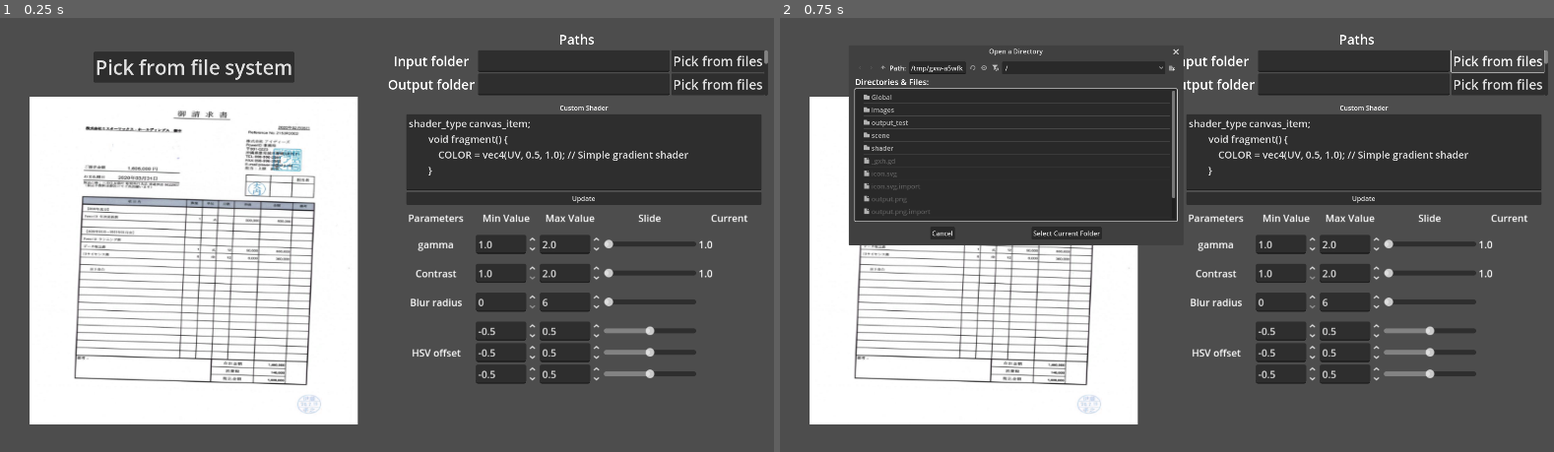
Above: before the commit, frames 1-2 (left to right).
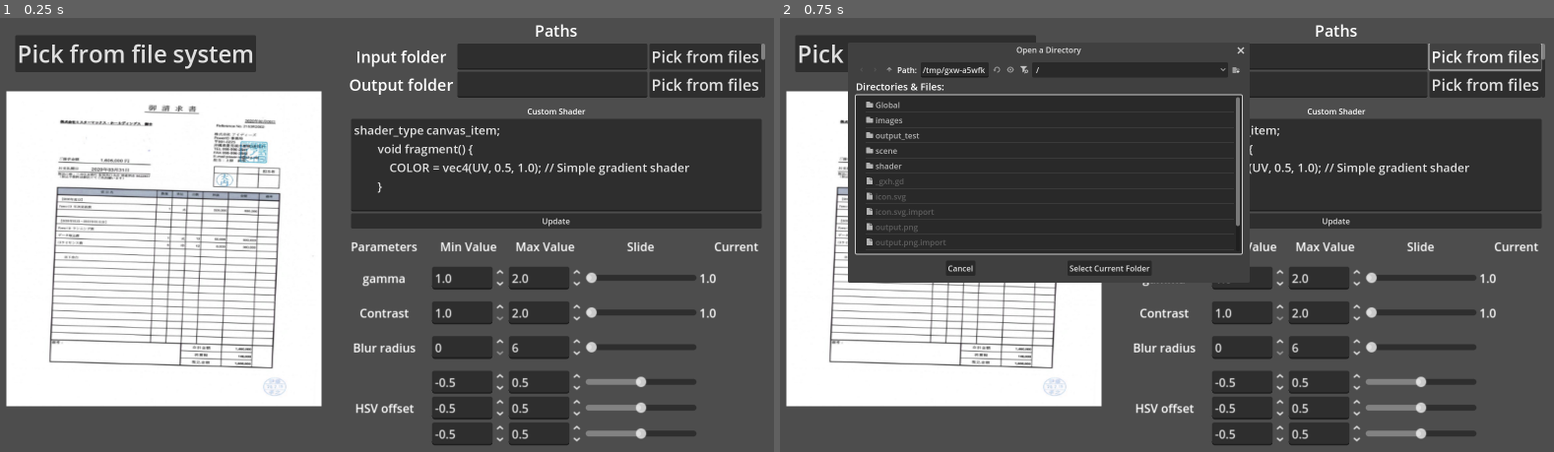
Above: after the commit, the same moments.

Repository: curiosity29/augmentshader
Game: Godot game, scene res://scene/main_scene.tscn
Same seed, same stepped clock (60 frames per second), same inputs: the game is played once before the commit and once after it.
Inputs:
- Up to frame 1 (0.25 s): no input
- Up to frame 2 (0.75 s): click "Pick from files" at 0.5 s

The runs differ from the first frame. In frame 1, 36% of the frame differs, in the area x 0-100%, y 1-99%; in frame 2, 30%.

Commit message:
small changes dump

Diff:
--- a/project.godot
+++ b/project.godot
@@ -21,8 +21,9 @@
 
 [display]
 
-window/size/viewport_width=1920
-window/size/viewport_height=1080
-window/size/window_width_override=1920
-window/size/window_height_override=1080
+window/size/viewport_width=1600
+window/size/viewport_height=900
+window/size/window_width_override=1600
+window/size/window_height_override=900
 window/stretch/mode="viewport"
+window/vsync/vsync_mode=0
--- a/scene/custom_shader_component.tscn
+++ b/scene/custom_shader_component.tscn
@@ -10,8 +10,12 @@
 script = ExtResource("1_jhl1t")
 
 [node name="CustomShaderContainer" type="VBoxContainer" parent="."]
-offset_right = 866.0
-offset_bottom = 248.0
+layout_mode = 1
+anchors_preset = 15
+anchor_right = 1.0
+anchor_bottom = 1.0
+grow_horizontal = 2
+grow_vertical = 2
 
 [node name="Label" type="Label" parent="CustomShaderContainer"]
 layout_mode = 2
--- a/scene/main_scene.tscn
+++ b/scene/main_scene.tscn
@@ -27,30 +27,30 @@
 
 [node name="PathsScrollContainer" parent="PathArgs" instance=ExtResource("2_jsie2")]
 unique_name_in_owner = true
-offset_left = 958.0
-offset_top = 39.0
-offset_right = 1888.0
-offset_bottom = 199.0
+offset_left = 719.0
+offset_top = 11.0
+offset_right = 1568.0
+offset_bottom = 170.0
 
 [node name="ResultView" type="Node2D" parent="."]
 
 [node name="VisualViewportContainer" type="SubViewportContainer" parent="ResultView"]
-offset_left = 89.0
-offset_top = 201.0
-offset_right = 889.0
-offset_bottom = 1001.0
+offset_left = 27.0
+offset_top = 157.0
+offset_right = 667.0
+offset_bottom = 797.0
 
 [node name="VisualSubViewport" type="SubViewport" parent="ResultView/VisualViewportContainer"]
 unique_name_in_owner = true
 handle_input_locally = false
-size = Vector2i(800, 800)
+size = Vector2i(640, 640)
 render_target_update_mode = 4
 
 [node name="VisualTextureRect" type="TextureRect" parent="ResultView/VisualViewportContainer/VisualSubViewport"]
 unique_name_in_owner = true
 material = ExtResource("3_pi0uh")
-offset_right = 800.0
-offset_bottom = 800.0
+offset_right = 640.0
+offset_bottom = 640.0
 texture = ExtResource("4_hrphr")
 expand_mode = 1
 
@@ -69,10 +69,10 @@
 material = ExtResource("5_86xya")
 
 [node name="ImagePickerButton" type="Button" parent="ResultView"]
-offset_left = 245.0
-offset_top = 92.0
-offset_right = 734.0
-offset_bottom = 167.0
+offset_left = 45.0
+offset_top = 43.0
+offset_right = 534.0
+offset_bottom = 118.0
 theme_override_font_sizes/font_size = 48
 text = "Pick from file system"
 
@@ -80,10 +80,10 @@
 
 [node name="ShaderSetting" parent="ShaderArgs" instance=ExtResource("6_cj0ow")]
 unique_name_in_owner = true
-offset_left = 1430.0
-offset_top = 690.0
-offset_right = 1430.0
-offset_bottom = 690.0
+offset_left = 1145.0
+offset_top = 665.0
+offset_right = 1145.0
+offset_bottom = 665.0
 scale = Vector2(1.5, 1.5)
 
 [node name="Console" type="Node2D" parent="."]
@@ -101,9 +101,9 @@
 
 [node name="CustomShaderComponent" parent="Node2D" instance=ExtResource("7_qvu5t")]
 unique_name_in_owner = true
-offset_left = 1007.0
-offset_top = 217.0
-offset_right = 1873.0
-offset_bottom = 467.0
+offset_left = 727.0
+offset_top = 186.0
+offset_right = 1561.0
+offset_bottom = 436.0
 
 [connection signal="pressed" from="ResultView/ImagePickerButton" to="." method="_on_image_picker_button_pressed"]
Not shown: 1 places in scene/paths_scroll_container.tscn that only renumber resources
